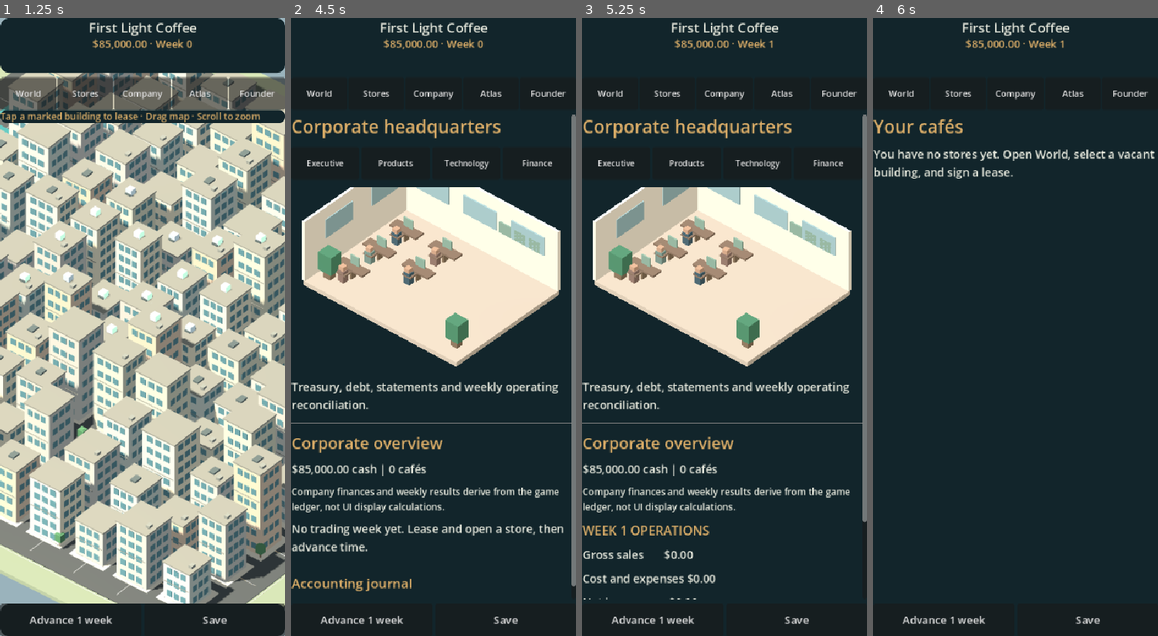
Above: before the commit, frames 1-4 (left to right).
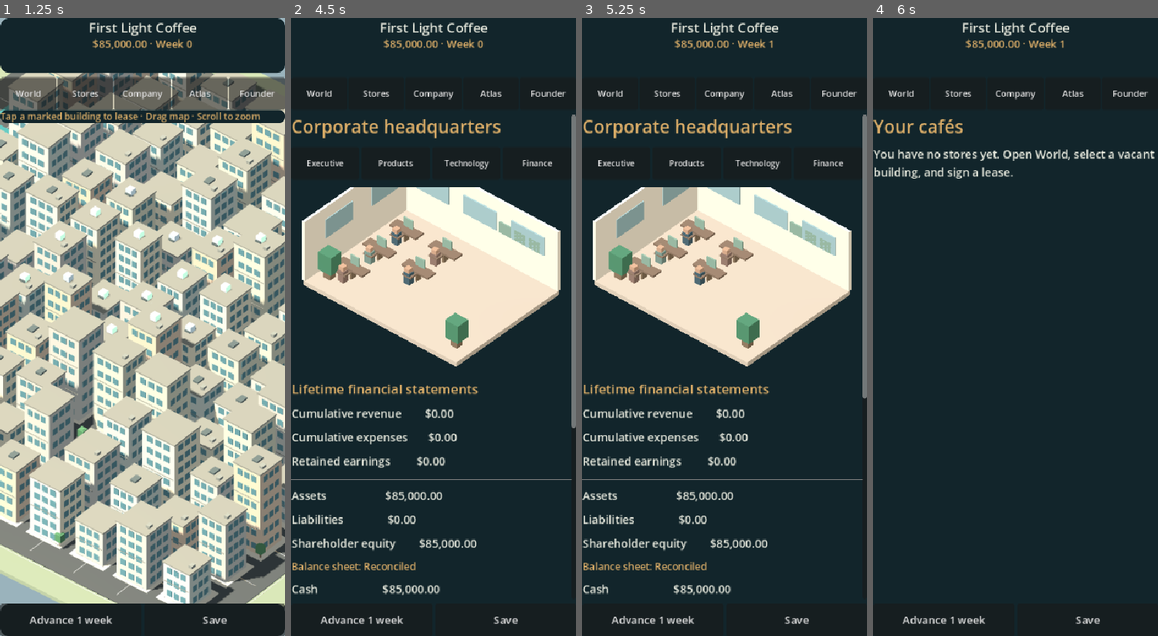
Above: after the commit, the same moments.

Repository: shepgleis-create/Global-Caf-Empire
Game: Godot game, scene res://scenes/Main.tscn
The game is run twice, just before and just after one commit, with the same random seed, the same clock (stepped at 60 frames per second) and the same inputs.
Inputs:
- Up to frame 1 (1.25 s): click "World" at 0.5 s
- Up to frame 2 (4.5 s): click "Company" at 1.25 s; click "Executive" at 2 s; click "Products" at 2.75 s; click "Technology" at 3.5 s; click "Finance" at 4.25 s
- Up to frame 3 (5.25 s): click "Advance 1 week" at 5 s
- Up to frame 4 (6 s): click "Stores" at 5.75 s

Frame 1 is identical in both runs. In frame 2, 7.8% of the frame differs, in the area x 0-100%, y 37-94%; in frame 3, 7.7%; in frame 4, nothing differs.

Commit message:
Add real ledger-derived company financial statements and avoid hidden 3D city rendering during other tabs

Diff:
--- a/scripts/Main.gd
+++ b/scripts/Main.gd
@@ -144,6 +144,36 @@
  game["stores"][idx]=s
  save_game()
  return "Purchased "+kind+"."
+
+func finance_snapshot()->Dictionary:
+ # Single source of truth: every amount derives from balanced journal rows.
+ # Credit balances on revenue, contributed equity and debt are negated here.
+ var balances:Dictionary={}
+ for posting in game["journal"]:
+  for line in posting["rows"]:
+   var account:String=line["account"]
+   balances[account]=int(balances.get(account,0))+int(line["debit"])-int(line["credit"])
+ var operating_expenses=0
+ var revenue=0
+ var asset_total=0
+ var liabilities=0
+ for account in balances.keys():
+  var value:int=balances[account]
+  if account in ["cash","prepaid_rent","equipment_assets","inventory_assets"]:
+   asset_total+=value
+  elif account in ["company_debt","loans_payable"]:
+   liabilities-=value
+  elif account=="store_revenue":
+   revenue-=value
+  elif account in ["operating_expense","cost_of_goods_sold","hq_payroll","technology_research_expense","product_research_expense","executive_recruitment","recruiting_expense"]:
+   operating_expenses+=value
+ var earned=revenue-operating_expenses
+ var contributed=-int(balances.get("paid_in_capital",0))
+ var equity=contributed+earned
+ return {"accounts":balances,"revenue":revenue,"expenses":operating_expenses,
+  "income":earned,"assets":asset_total,"liabilities":liabilities,
+  "equity":equity,"balanced":asset_total==liabilities+equity,
+  "cash":int(balances.get("cash",0))}
 
 func corporate_action(action:String)->String:
  match action:
@@ -289,13 +319,16 @@
  bg.set_anchors_and_offsets_preset(Control.PRESET_FULL_RECT)
  bg.mouse_filter=Control.MOUSE_FILTER_IGNORE
  ui.add_child(bg)
- scene=City.new()
- scene.set_anchors_and_offsets_preset(Control.PRESET_FULL_RECT)
- scene.setup(game["world"][game["city"]]["lots"],game["stores"],game["city"])
- scene.lot_selected.connect(_lot_clicked)
- ui.add_child(scene)
- scene.set_anchors_and_offsets_preset(Control.PRESET_FULL_RECT)
- scene.visible=active_screen=="World"
+ # Only instantiate the costly 3D city while the World tab is visible.
+ # HQ, financial reports and stores no longer render a hidden second 3D world.
+ scene=null
+ if active_screen=="World":
+  scene=City.new()
+  scene.set_anchors_and_offsets_preset(Control.PRESET_FULL_RECT)
+  scene.setup(game["world"][game["city"]]["lots"],game["stores"],game["city"])
+  scene.lot_selected.connect(_lot_clicked)
+  ui.add_child(scene)
+  scene.set_anchors_and_offsets_preset(Control.PRESET_FULL_RECT)
  var overlay=VBoxContainer.new()
  overlay.mouse_filter=Control.MOUSE_FILTER_IGNORE
  overlay.set_anchors_and_offsets_preset(Control.PRESET_FULL_RECT)
@@ -438,7 +471,20 @@
    body.add_child(txt("Operations director: %s" % ("Appointed" if bool(game.get("executive_ops_hired",false)) else "Vacant")))
    body.add_child(btn("Hire operations director · $3,500",func():show_message(corporate_action("executive"));rebuild_ui()))
   "Finance":
-   body.add_child(txt("Treasury, debt, statements and weekly operating reconciliation."))
+   var financial=finance_snapshot()
+   body.add_child(txt("Lifetime financial statements",20,GOLD))
+   body.add_child(txt("Cumulative revenue        "+money(int(financial["revenue"]))))
+   body.add_child(txt("Cumulative expenses       "+money(int(financial["expenses"]))))
+   body.add_child(txt("Retained earnings         "+money(int(financial["income"]))))
+   body.add_child(HSeparator.new())
+   body.add_child(txt("Assets                    "+money(int(financial["assets"]))))
+   body.add_child(txt("Liabilities               "+money(int(financial["liabilities"]))))
+   body.add_child(txt("Shareholder equity        "+money(int(financial["equity"]))))
+   body.add_child(txt("Balance sheet: "+("Reconciled" if financial["balanced"] else "CHECK REQUIRED"),15,GOLD))
+   body.add_child(txt("Cash                      "+money(int(financial["cash"]))))
+   body.add_child(txt("Equipment book value      "+money(int(financial["accounts"].get("equipment_assets",0)))))
+   body.add_child(txt("Bean inventory            "+money(int(financial["accounts"].get("inventory_assets",0)))))
+   body.add_child(txt("Lease deposits            "+money(int(financial["accounts"].get("prepaid_rent",0)))))
  body.add_child(HSeparator.new())
  body.add_child(txt("Corporate overview",24,GOLD))
  body.add_child(txt("%s cash | %s cafés" % [money(int(game["cash"])),comma(game["stores"].size())]))
